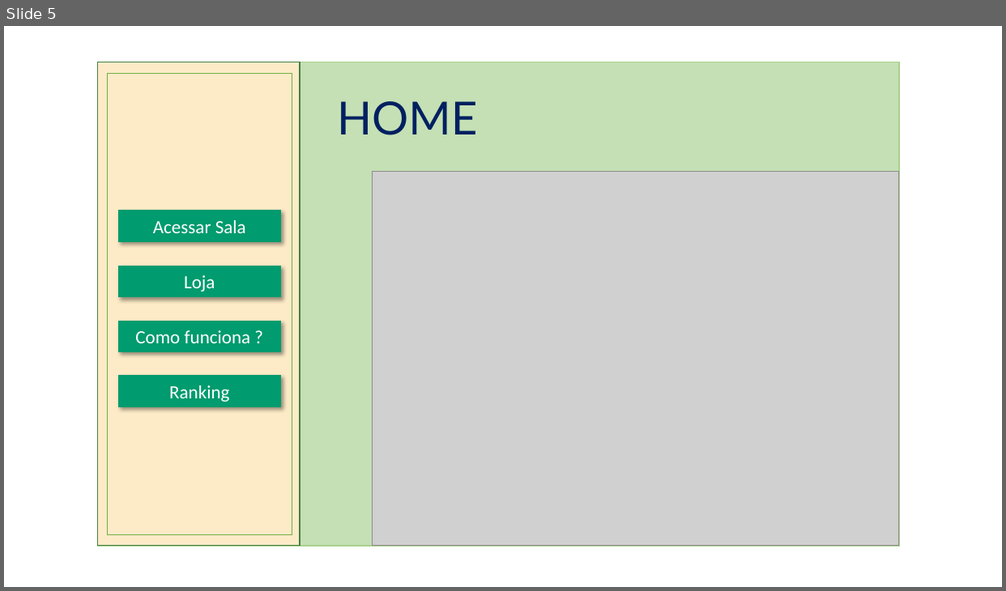
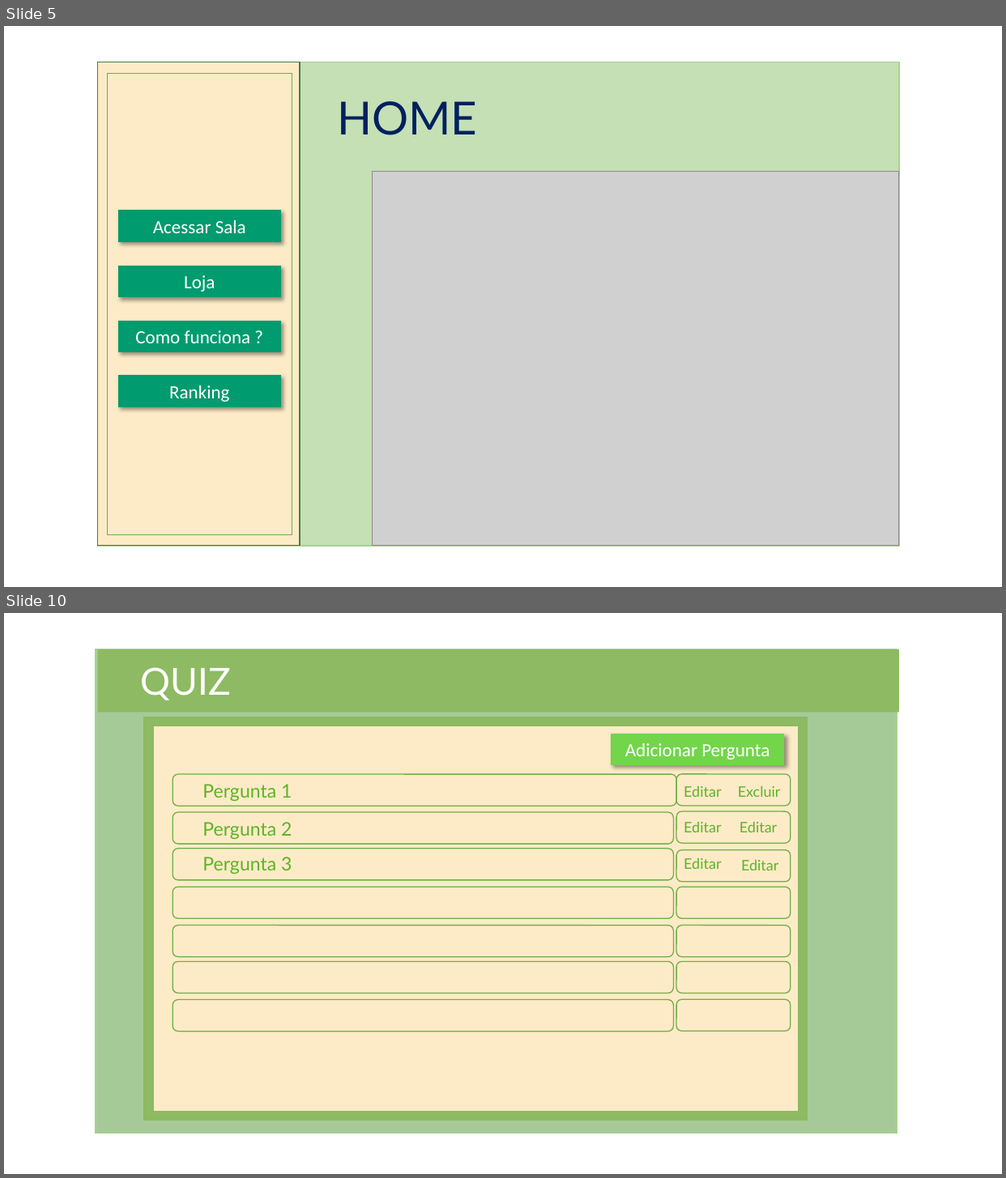
Before and after one commit to NathanReis/FTT-Recicla, a slide deck: Documentacao Projeto/Protótipo_Visual.pptx. Shown one above the other, each under a label of ours: slide 5 before the commit, slides 5 and 10 after it; the slides between them are not shown. The pictures are 1006x591 and 1006x1178 pixels, drawn with LibreOffice and Linux fonts; fonts in the diff are those of the drawing; grey boxes stand for pictures. Boxes give left, top, right and bottom in pixels: in the first picture for what was removed or moved away, otherwise in the second. Text is boxed around its words. In the diff, an @@ line names an element or a change of style, - is before the commit and + after.

```diff
--- a/Documentacao Projeto/Protótipo_Visual.pptx
+++ b/Documentacao Projeto/Protótipo_Visual.pptx
@@ slide 10 added at [4, 613, 1002, 1174], background #FFFFFF @@
@@ rectangle added at [96, 649, 897, 1133], fill #A5CA97, outline #A9D18E 1 pt @@
@@ rectangle added at [98, 649, 898, 713], fill #8DBA62 @@
@@ text added at [140, 667, 231, 700], 36 pt, text #FFFFFF @@
+QUIZ
@@ rectangle added at [144, 717, 808, 1121], fill #8DBA62, outline #8DBA62 1 pt @@
@@ rounded rectangle added at [153, 726, 799, 1112], fill #FDEBC7, outline #8DBA62 1 pt @@
@@ rectangle added at [612, 734, 784, 764], fill #73D54A, outline #73D54A 1 pt, 18 pt, text #FFFFFF @@
+Adicionar Pergunta
@@ rounded rectangle added at [172, 774, 676, 806], outline #70AD47 1 pt @@
@@ rounded rectangle added at [676, 774, 790, 806], outline #70AD47 1 pt @@
@@ text added at [202, 784, 292, 801], 18 pt, text #5DB427 @@
+Pergunta 1
@@ text added at [684, 786, 721, 797], 14 pt, text #5DB427 @@
+Editar
@@ text added at [738, 786, 781, 797], 14 pt, text #5DB427 @@
+Excluir
@@ rounded rectangle added at [172, 812, 673, 844], outline #70AD47 1 pt @@
@@ text added at [202, 822, 292, 839], 18 pt, text #5DB427 @@
+Pergunta 2
@@ rounded rectangle added at [676, 811, 790, 843], outline #70AD47 1 pt @@
@@ text added at [684, 822, 721, 833], 14 pt, text #5DB427 @@
+Editar
@@ text added at [739, 822, 777, 833], 14 pt, text #5DB427 @@
+Editar
@@ rounded rectangle added at [172, 849, 673, 880], outline #70AD47 1 pt @@
@@ rounded rectangle added at [676, 850, 790, 882], outline #70AD47 1 pt @@
@@ text added at [202, 857, 292, 874], 18 pt, text #5DB427 @@
+Pergunta 3
@@ text added at [684, 858, 721, 869], 14 pt, text #5DB427 @@
+Editar
@@ text added at [741, 860, 778, 871], 14 pt, text #5DB427 @@
+Editar
@@ rounded rectangle added at [172, 887, 673, 918], outline #70AD47 1 pt @@
@@ rounded rectangle added at [676, 887, 790, 918], outline #70AD47 1 pt @@
@@ rounded rectangle added at [172, 925, 673, 956], outline #70AD47 1 pt @@
@@ rounded rectangle added at [676, 925, 790, 956], outline #70AD47 1 pt @@
@@ rounded rectangle added at [172, 962, 673, 994], outline #70AD47 1 pt @@
@@ rounded rectangle added at [676, 962, 790, 994], outline #70AD47 1 pt @@
@@ rounded rectangle added at [172, 1000, 673, 1032], outline #70AD47 1 pt @@
@@ rounded rectangle added at [676, 1000, 790, 1032], outline #70AD47 1 pt @@
```
Also in this commit, not shown: 1 slide changed, 10 other slides added.
